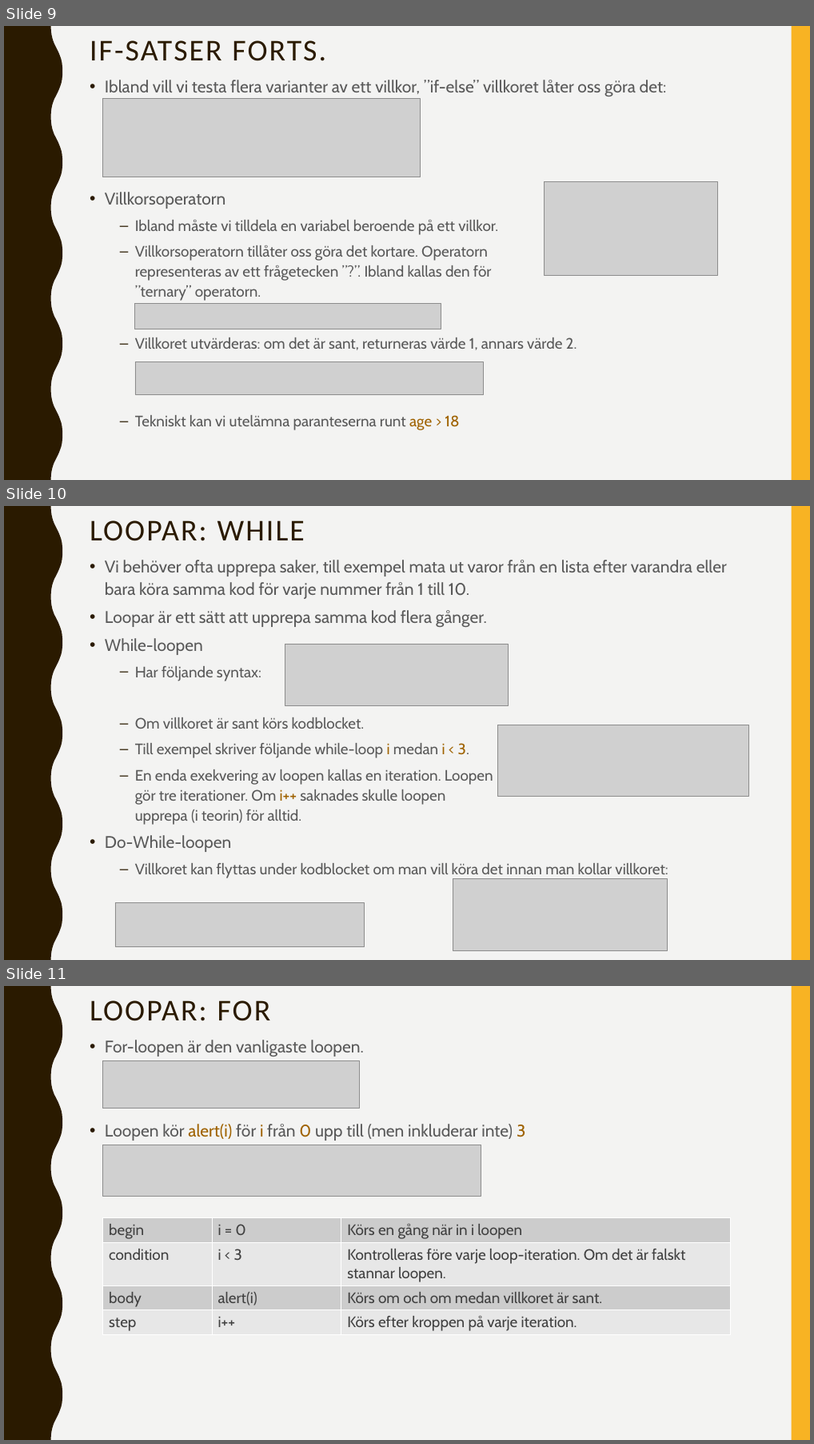
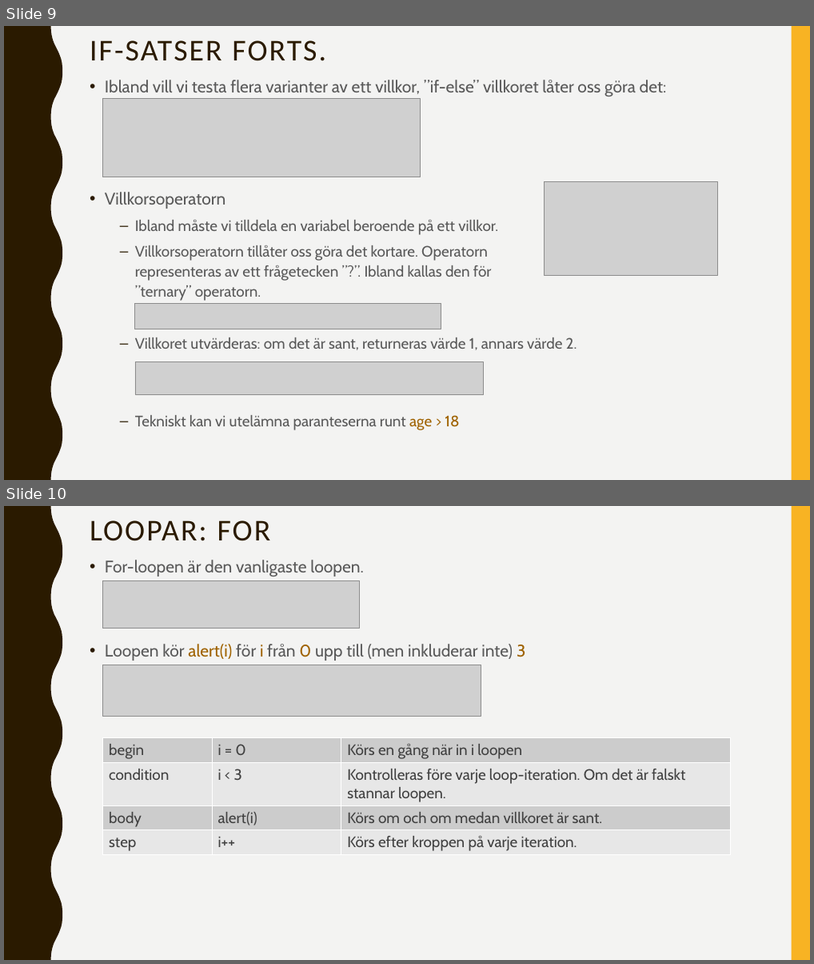
Before and after one commit to abbjetmus/programmering-produktion, a slide deck: Javascript/JavaScript.pptx. Shown one above the other, each under a label of ours: slides 9, 10 and 11 before the commit, slides 9 and 10 after it. The pictures are 814x1444 and 814x964 pixels, drawn with LibreOffice and Linux fonts; fonts in the diff are those of the drawing; grey boxes stand for pictures. Boxes give left, top, right and bottom in pixels: in the first picture for what was removed or moved away, otherwise in the second. Text is boxed around its words. In the diff, an @@ line names an element or a change of style, - is before the commit and + after.

```diff
--- a/Javascript/JavaScript.pptx
+++ b/Javascript/JavaScript.pptx
@@ slide 10 removed at (x1=4, y1=506, x2=810, y2=960), background #F3F3F2; not listed: 2 template elements that a slide beside it also shows @@
@@ title removed at (x1=90, y1=520, x2=305, y2=541) @@
-LOOPAR: WHILE
@@ text removed at (x1=105, y1=560, x2=727, y2=878) @@
-• Vi behöver ofta upprepa saker, till exempel mata ut varor från en lista efter varandra eller bara köra samma kod för varje nummer från 1 till 10.
-• Loopar är ett sätt att upprepa samma kod flera gånger.
-• While-loopen
-  – Har följande syntax:
-  – Om villkoret är sant körs kodblocket.
-  – Till exempel skriver följande while-loop i medan i < 3.
-  – En enda exekvering av loopen kallas en iteration. Loopen
-    gör tre iterationer. Om i++ saknades skulle loopen
-    upprepa (i teorin) för alltid.
-• Do-While-loopen
-  – Villkoret kan flyttas under kodblocket om man vill köra det innan man kollar villkoret:
@@ picture removed at (x1=286, y1=644, x2=509, y2=705) @@
@@ picture removed at (x1=498, y1=725, x2=750, y2=796) @@
@@ picture removed at (x1=454, y1=879, x2=668, y2=951) @@
@@ picture removed at (x1=115, y1=902, x2=364, y2=947) @@
@@ what was slide 11 is now slide 10 @@
```
Also in this commit, not shown: 2 slides changed, 2 other slides removed, 6 other files.
